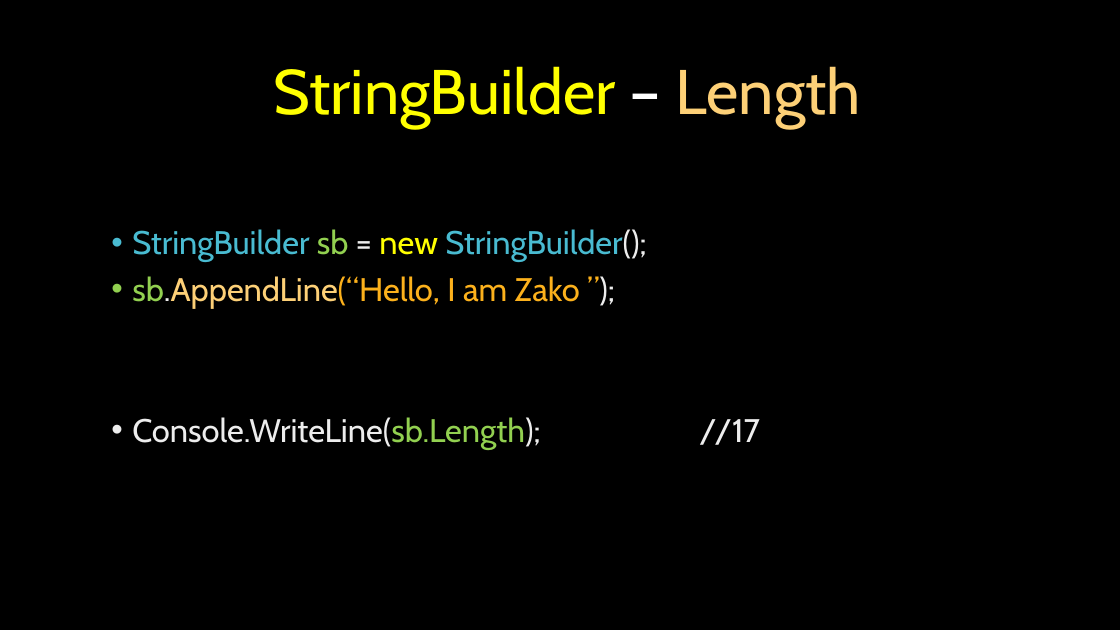
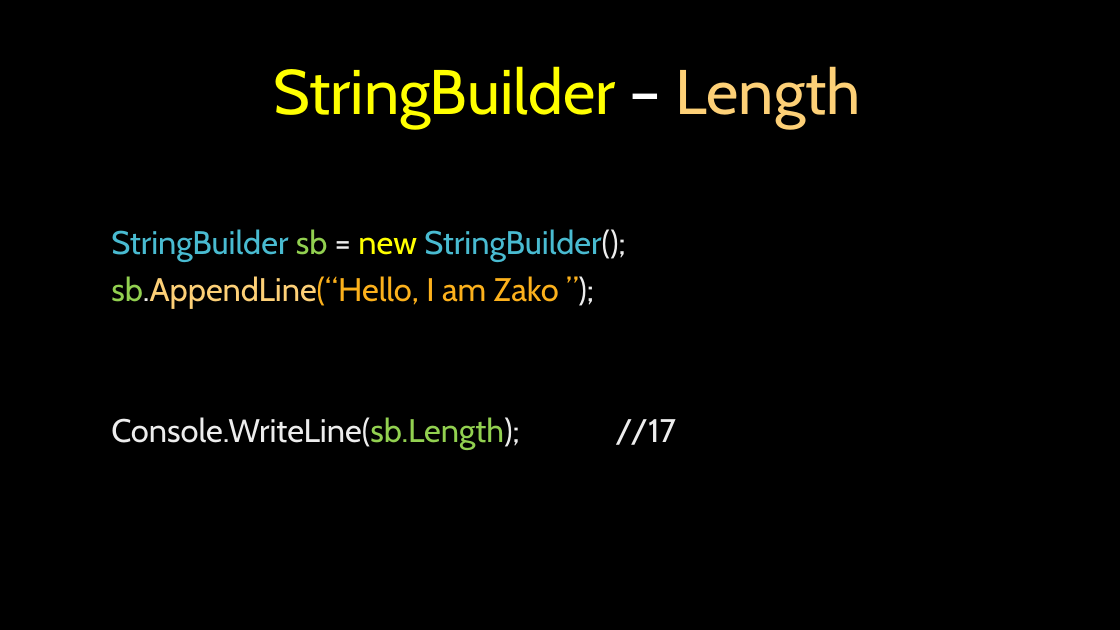
Before and after one commit to velizar92/CSharp-Programming-Presentations, a slide deck: slide 57 of C# Intermediate.pptx. Drawn at 1120x630 pixels with LibreOffice and Linux fonts; fonts in the diff are those of the drawing; background and template pictures are left out. Boxes give left, top, right and bottom in pixels: in the first picture for what was removed or moved away, otherwise in the second. Text is boxed around its words. In the diff, an @@ line names an element or a change of style, - is before the commit and + after.

Commit message:
C# TextProcessing last changes

```diff
--- a/C# Intermediate.pptx
+++ b/C# Intermediate.pptx
@@ text "StringBuilder sb = new StringBuilder();" at (111,229,676,450): bullet • to none @@
```
Also in this commit, not shown: 11 other slides changed.
